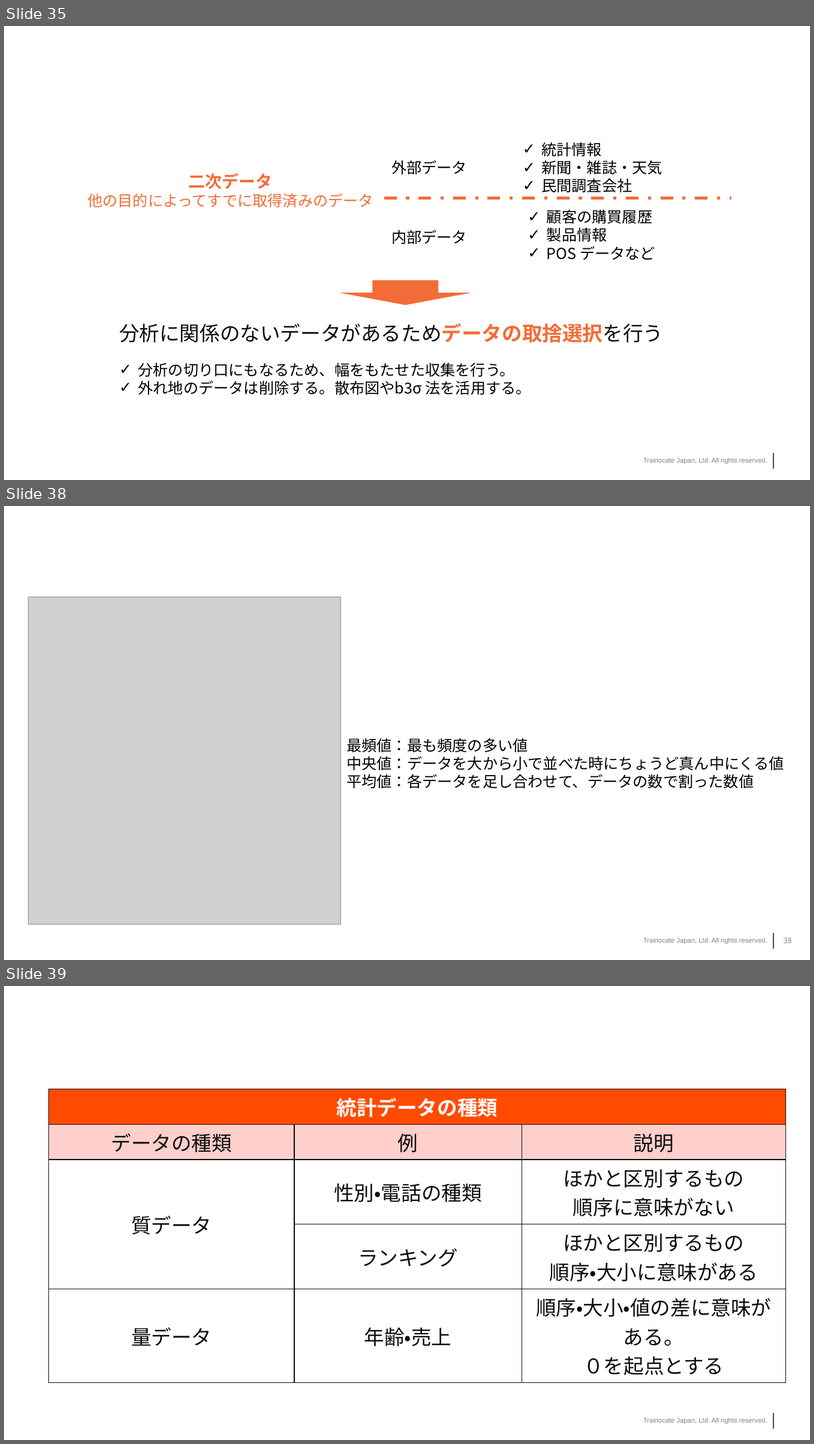
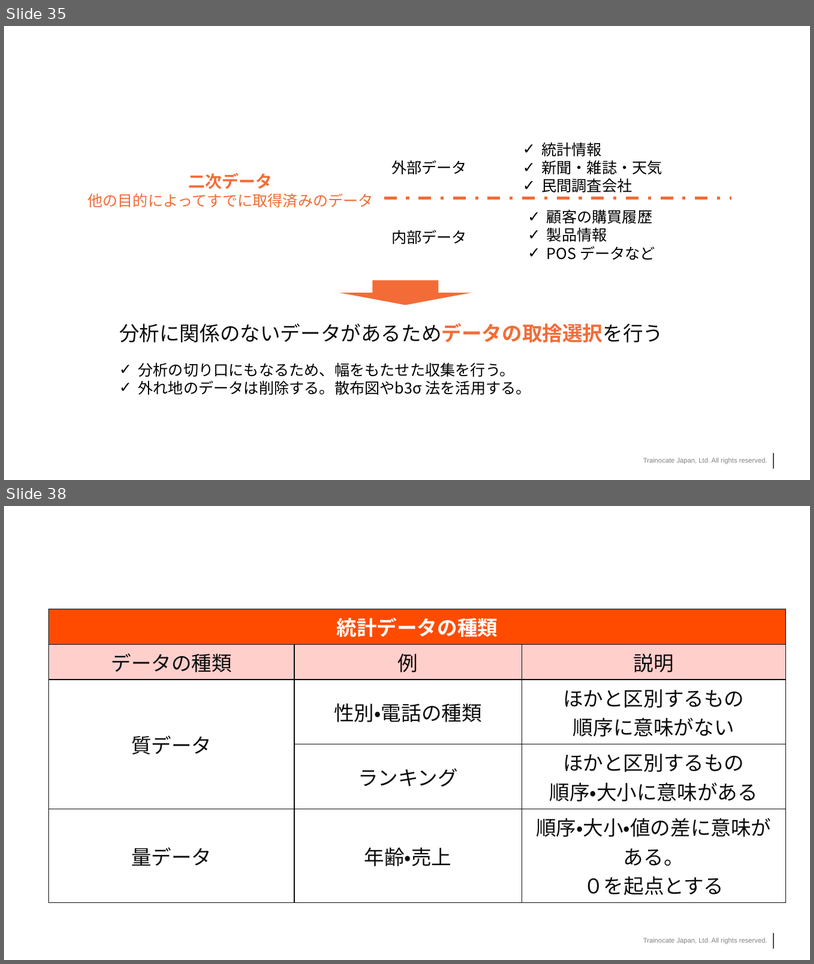
Before and after one commit to trainocate-japan/Excel-Data-Analytics, a slide deck: Excelデータ分析.pptx. Shown one above the other, each under a label of ours: slides 35, 38 and 39 before the commit, slides 35 and 38 after it; the slides between them are not shown. The pictures are 814x1444 and 814x964 pixels, drawn with LibreOffice and Linux fonts; fonts in the diff are those of the drawing; grey boxes stand for pictures; background and template pictures are left out. Boxes give left, top, right and bottom in pixels: in the first picture for what was removed or moved away, otherwise in the second. Text is boxed around its words. In the diff, an @@ line names an element or a change of style, - is before the commit and + after.

```diff
--- a/Excelデータ分析.pptx
+++ b/Excelデータ分析.pptx
@@ slide 38 removed at [4,506,810,960], background #FFFFFF; not listed: 2 template elements that a slide beside it also shows @@
@@ picture removed at [28,597,341,924] @@
@@ title removed at [347,738,528,752] @@
-統計の基礎：代表値
@@ text removed at [347,738,785,788] @@
-最頻値：最も頻度の多い値
-中央値：データを大から小で並べた時にちょうど真ん中にくる値
-平均値：各データを足し合わせて、データの数で割った数値
@@ page number removed at [784,937,792,943] @@
-38
@@ what was slide 39 is now slide 38 @@
```
Also in this commit, not shown: 8 slides changed, 10 other files.
